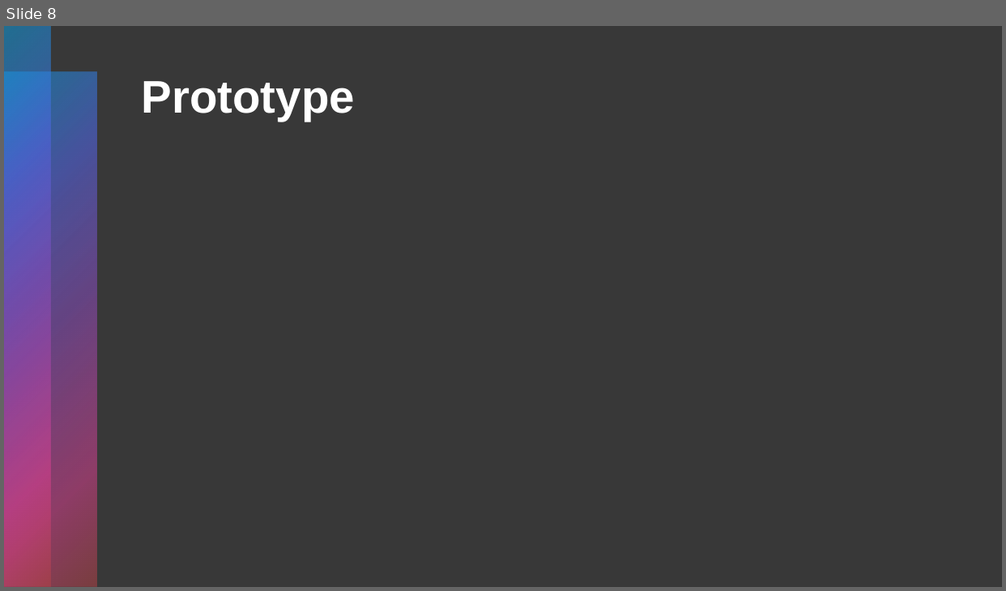
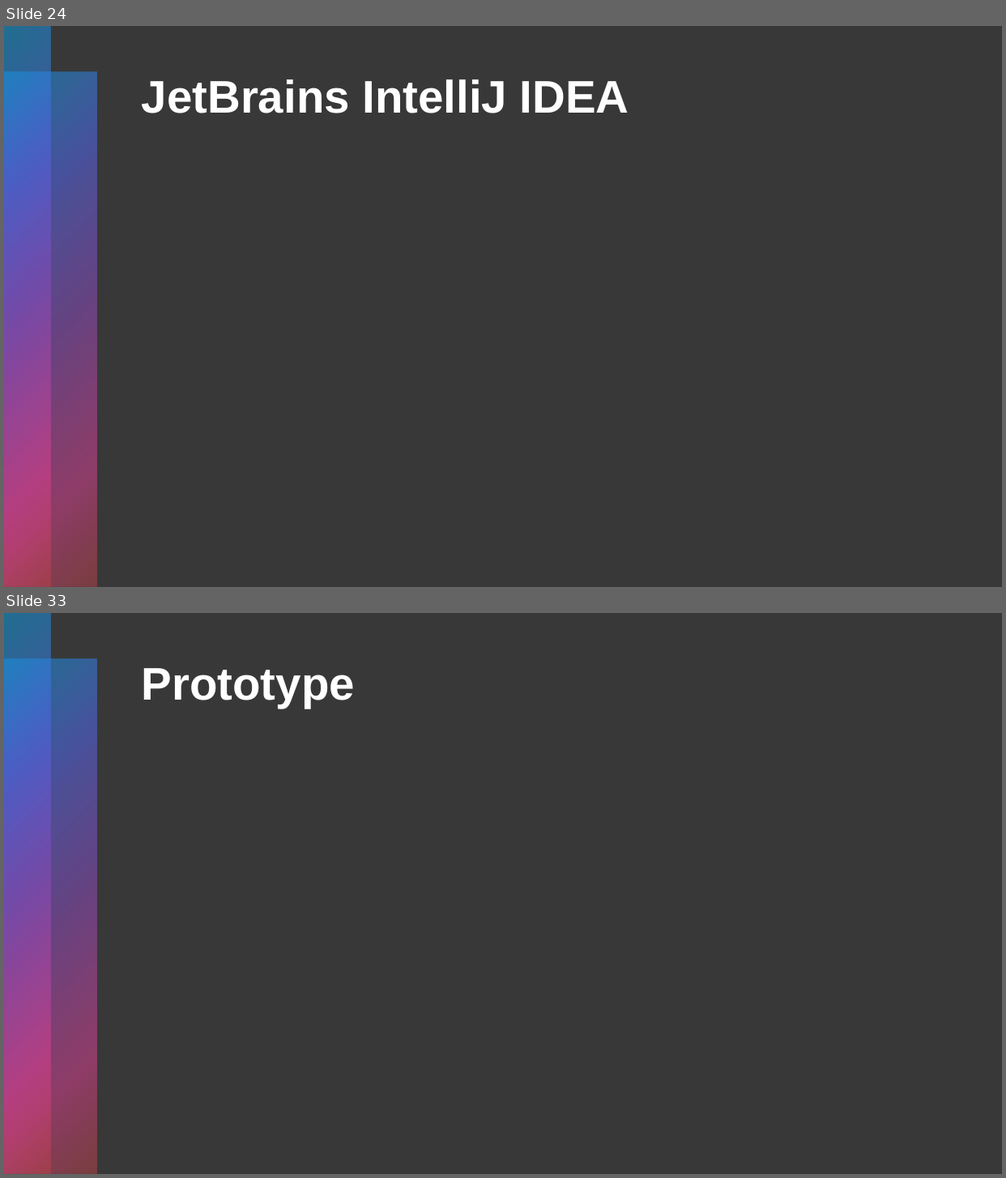
Before and after one commit to gubbriaco/water-analysis, a slide deck: presentation.pptx. Shown one above the other, each under a label of ours: slide 8 before the commit, slides 24 and 33 after it; the slides between them are not shown. The pictures are 1006x591 and 1006x1178 pixels, drawn with LibreOffice and Linux fonts; fonts in the diff are those of the drawing. Boxes give left, top, right and bottom in pixels: in the first picture for what was removed or moved away, otherwise in the second. Text is boxed around its words. In the diff, an @@ line names an element or a change of style, - is before the commit and + after.

```diff
--- a/presentation.pptx
+++ b/presentation.pptx
@@ slide 24 added at [4, 26, 1002, 587], background #000000 at 78% opacity; not listed: 2 template elements that a slide beside it also shows @@
@@ title added at [142, 79, 629, 113], 44 pt, text #FFFFFF, bold @@
+JetBrains IntelliJ IDEA
@@ what was slide 8 is now slide 33 @@
```
Also in this commit, not shown: 1 slide changed, 25 other slides added, 1 slide removed.
